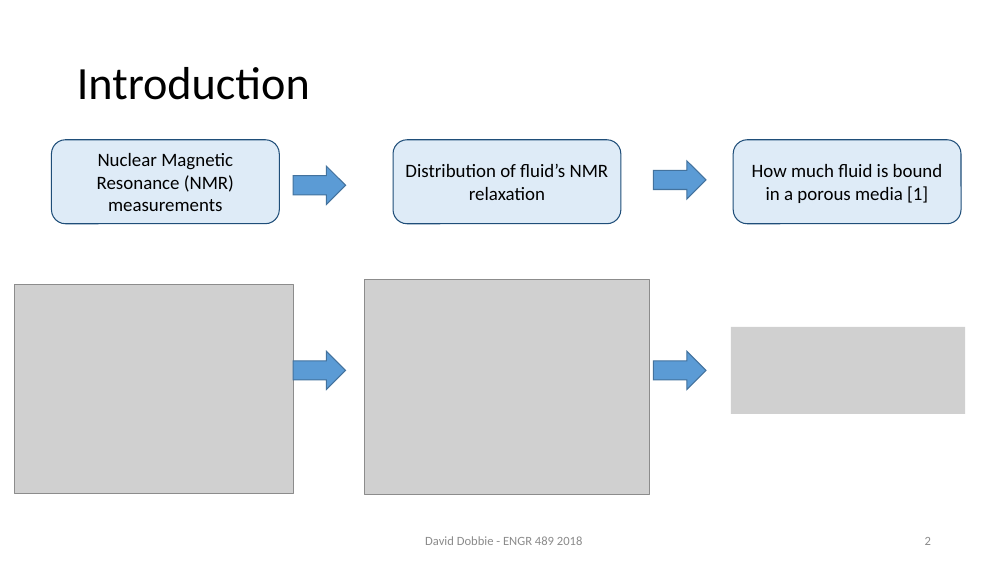
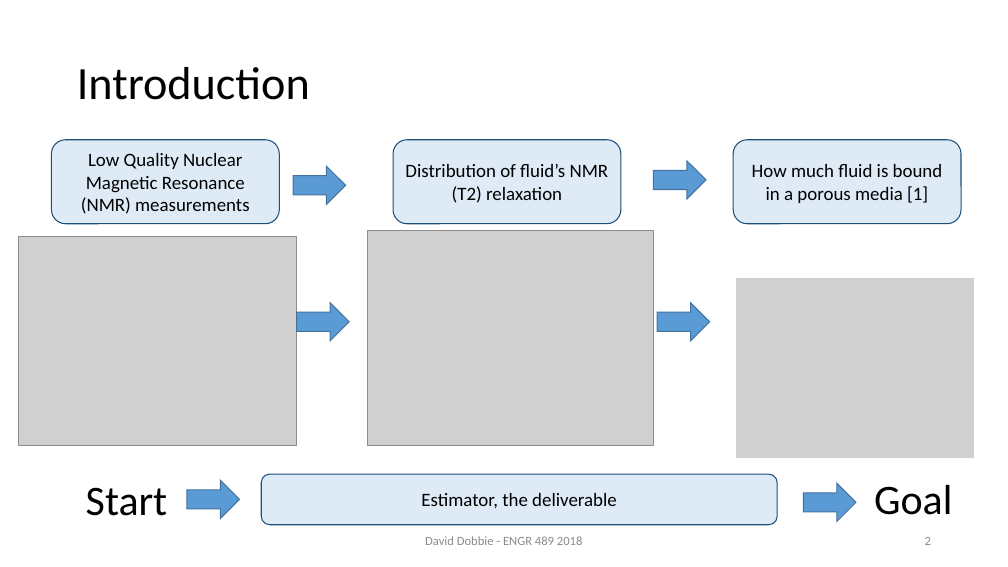
Before and after one commit to daviddobbie/engr489, a slide deck: slide 2 of presentations/prelimPresentation.pptx. Drawn at 1008x567 pixels with LibreOffice and Linux fonts; fonts in the diff are those of the drawing; grey boxes stand for pictures. Boxes give left, top, right and bottom in pixels: in the first picture for what was removed or moved away, otherwise in the second. Text is boxed around its words. In the diff, an @@ line names an element or a change of style, - is before the commit and + after.

```diff
--- a/presentations/prelimPresentation.pptx
+++ b/presentations/prelimPresentation.pptx
@@ text in rounded rectangle at [81, 153, 250, 214]: text changed @@
-Nuclear Magnetic Resonance (NMR) measurements
+Low Quality Nuclear Magnetic Resonance (NMR) measurements
@@ text in rounded rectangle at [405, 164, 609, 203]: text changed @@
-Distribution of fluid’s NMR relaxation
+Distribution of fluid’s NMR (T2) relaxation
@@ picture: place and size @@
-picture at [731, 327, 966, 414]
+picture at [737, 278, 975, 458]
@@ 2 pictures, 2 right arrows: place and size @@
-2 pictures, 2 right arrows at [14, 280, 706, 495]
+2 pictures, 2 right arrows at [18, 231, 709, 445]
@@ rounded rectangle added at [262, 474, 777, 525], fill #DEEBF7, outline #1F4E79 1 pt, 18 pt, text #000000 @@
+Estimator, the deliverable
@@ text added at [86, 487, 168, 516], 40 pt, text #000000 @@
+Start
@@ right arrow added at [187, 480, 239, 519], fill #5B9BD5, outline #43739E 1 pt @@
@@ right arrow added at [804, 483, 856, 522], fill #5B9BD5, outline #43739E 1 pt @@
@@ text added at [874, 485, 952, 515], 40 pt, text #000000 @@
+Goal
```
Also in this commit, not shown: 1 other slide changed, 1 slide added, 6 other files.
